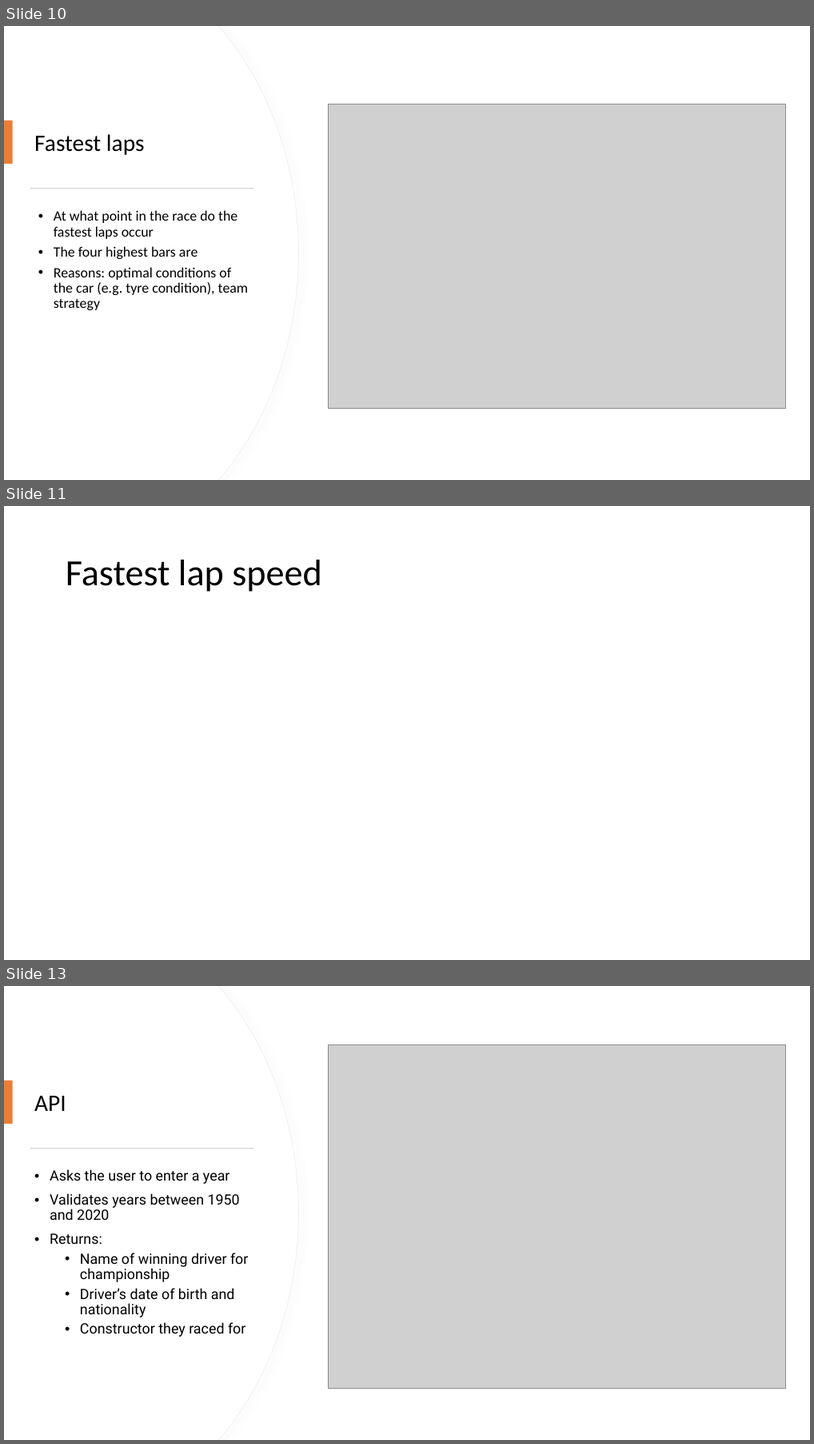
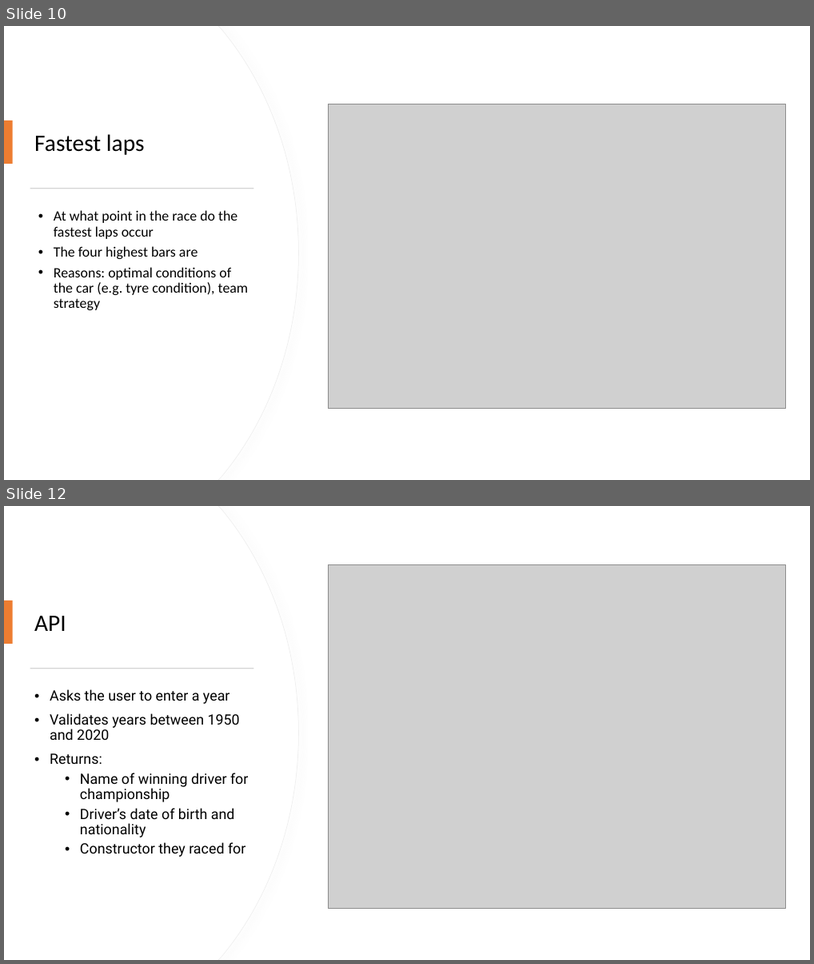
Before and after one commit to Praveena-codee/Project1, a slide deck: Project 1 - F1 factors.pptx. Shown one above the other, each under a label of ours: slides 10, 11 and 13 before the commit, slides 10 and 12 after it; the slides between them are not shown. The pictures are 814x1444 and 814x964 pixels, drawn with LibreOffice and Linux fonts; fonts in the diff are those of the drawing; grey boxes stand for pictures. Boxes give left, top, right and bottom in pixels: in the first picture for what was removed or moved away, otherwise in the second. Text is boxed around its words. In the diff, an @@ line names an element or a change of style, - is before the commit and + after.

```diff
--- a/Project 1 - F1 factors.pptx
+++ b/Project 1 - F1 factors.pptx
@@ slide 11 removed at (4,506,810,960), background #FFFFFF @@
@@ title removed at (66,560,322,592) @@
-Fastest lap speed
@@ what was slide 13 is now slide 12 @@
```
Also in this commit, not shown: 1 slide changed.
